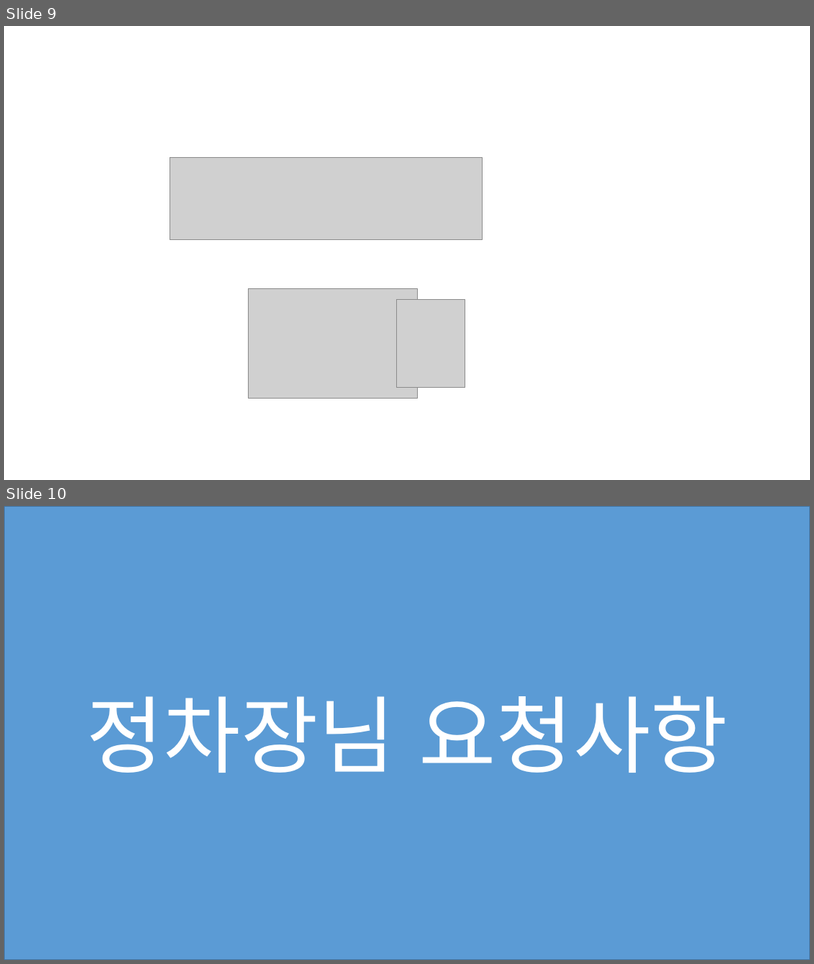
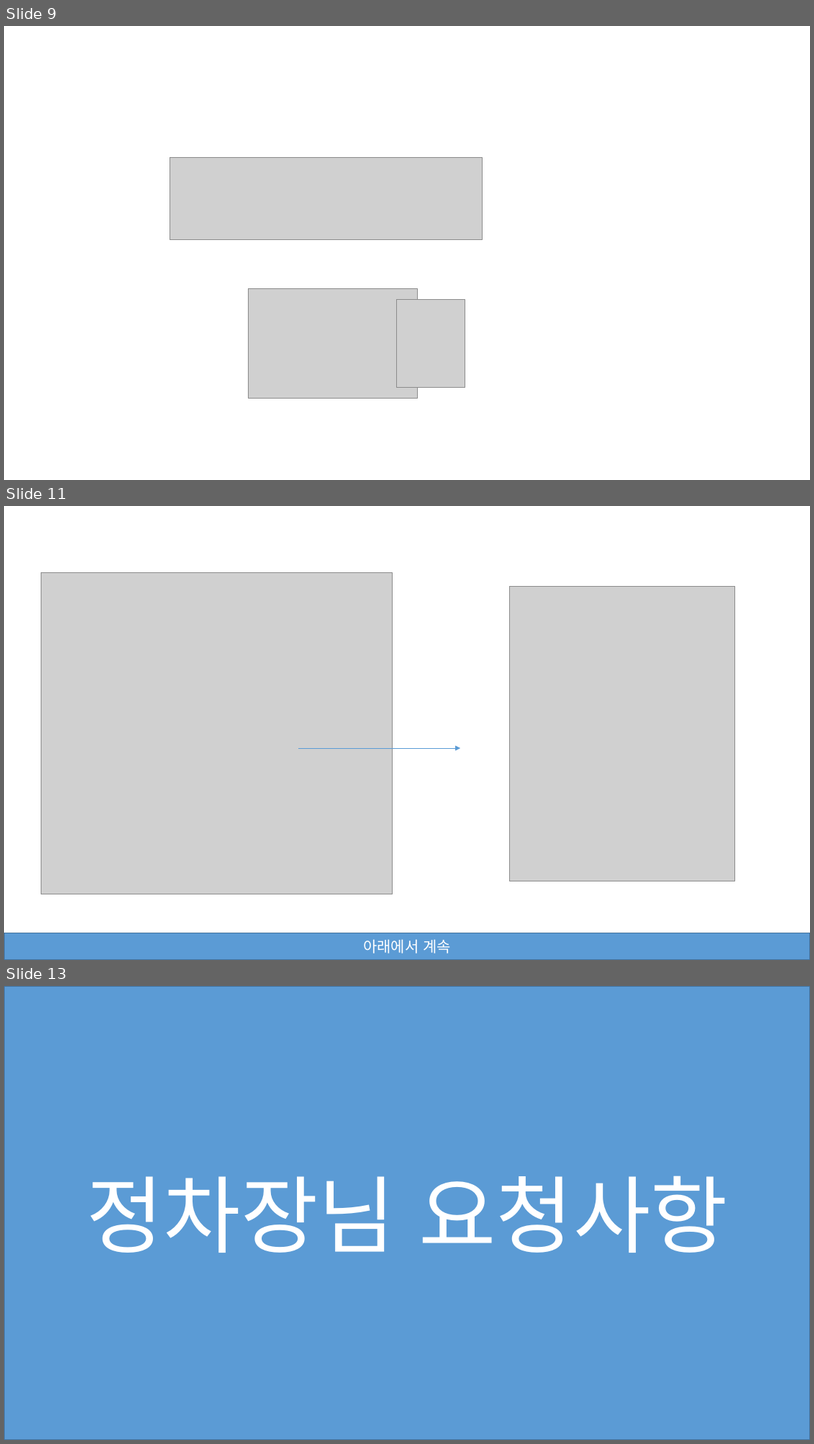
Before and after one commit to jeoungGyy/sejong, a slide deck: ppt/04-02.pptx. Shown one above the other, each under a label of ours: slides 9 and 10 before the commit, slides 9, 11 and 13 after it; the slides between them are not shown. The pictures are 814x964 and 814x1444 pixels, drawn with LibreOffice and Linux fonts; fonts in the diff are those of the drawing; grey boxes stand for pictures. Boxes give left, top, right and bottom in pixels: in the first picture for what was removed or moved away, otherwise in the second. Text is boxed around its words. In the diff, an @@ line names an element or a change of style, - is before the commit and + after.

```diff
--- a/ppt/04-02.pptx
+++ b/ppt/04-02.pptx
@@ slide 11 added at <box>4,506,810,960</box>, background #FFFFFF @@
@@ picture added at <box>41,573,392,894</box> @@
@@ picture added at <box>509,587,736,881</box> @@
@@ arrow added from (298, 748) to (460, 748), #5B9BD5 0.5 pt @@
@@ rectangle added at <box>4,933,810,960</box>, fill #5B9BD5, outline #43739E 1 pt, 18 pt, text #FFFFFF @@
+아래에서 계속
@@ what was slide 10 is now slide 13 @@
```
Also in this commit, not shown: 1 slide changed, 2 other slides added, 3 other files.
